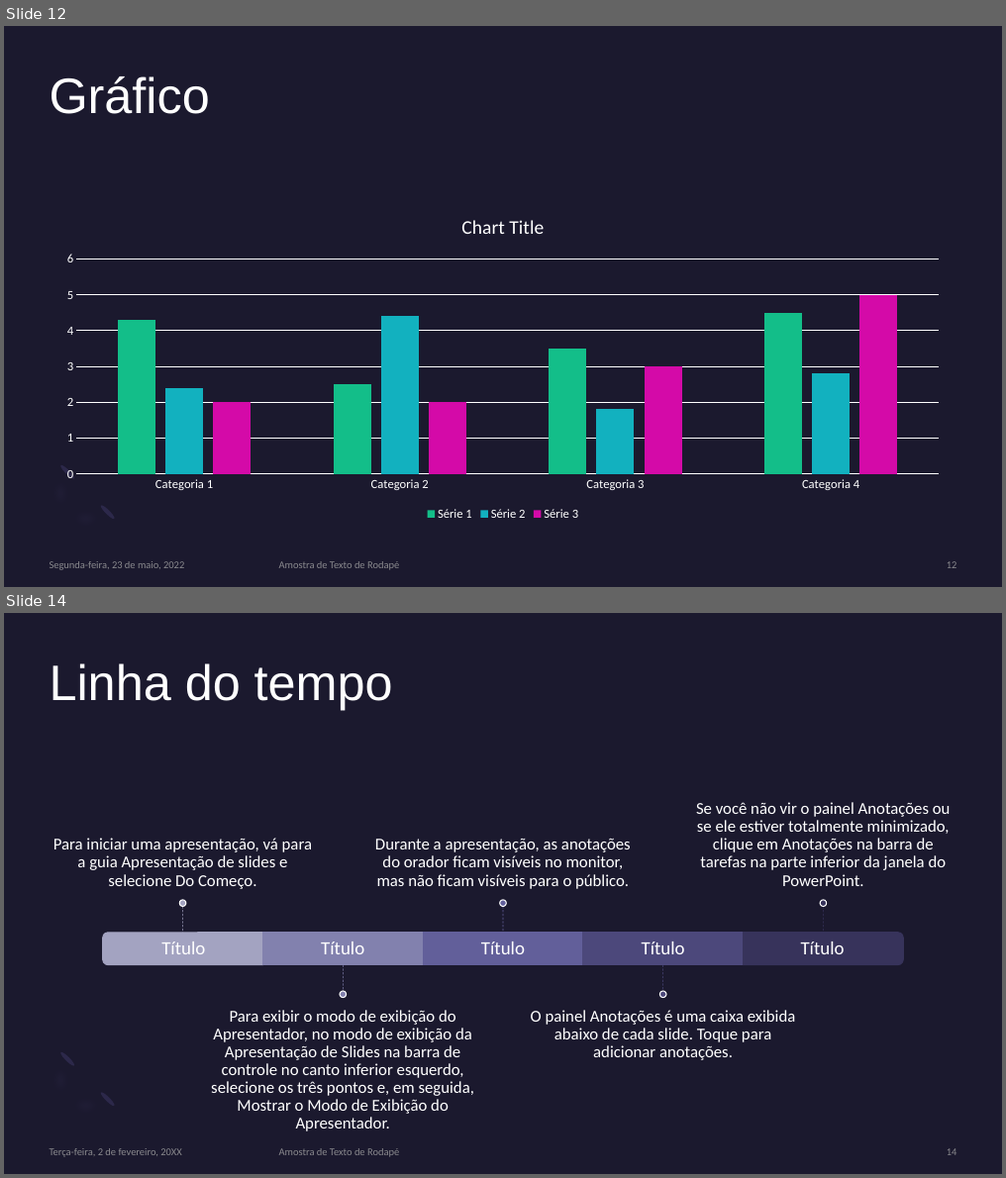
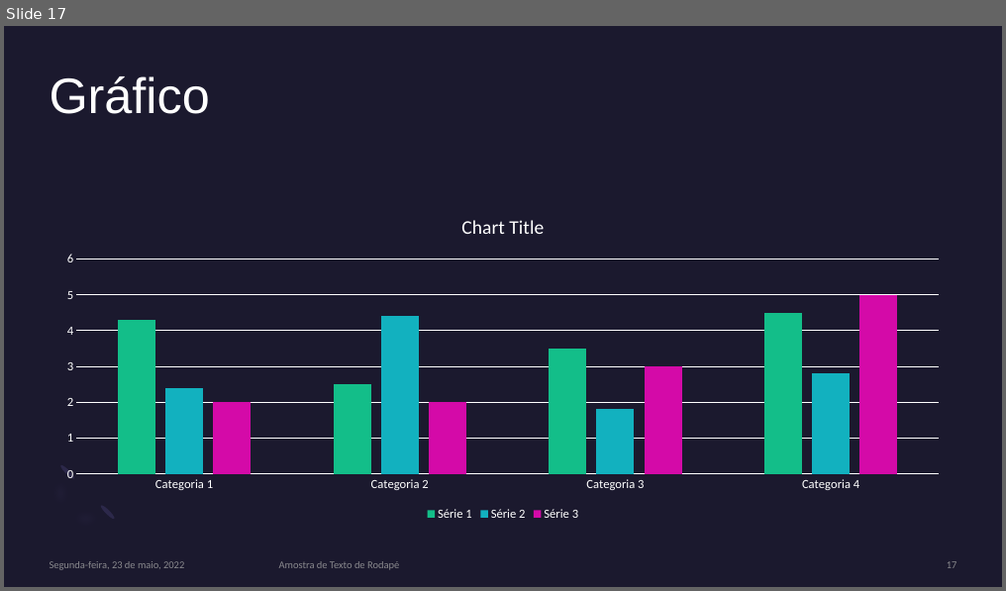
Before and after one commit to lidiambsouza/price_properties, a slide deck: Modelo Imobiliário.pptx. Shown one above the other, each under a label of ours: slides 12 and 14 before the commit, slide 17 after it; the slides between them are not shown. The pictures are 1006x1178 and 1006x591 pixels, drawn with LibreOffice and Linux fonts; fonts in the diff are those of the drawing. Boxes give left, top, right and bottom in pixels: in the first picture for what was removed or moved away, otherwise in the second. Text is boxed around its words. In the diff, an @@ line names an element or a change of style, - is before the commit and + after.

```diff
--- a/Modelo Imobiliário.pptx
+++ b/Modelo Imobiliário.pptx
@@ slide 14 removed at bbox=[4, 613, 1002, 1174], background #1B192E; not listed: 3 template elements that a slide beside it also shows @@
@@ title removed at bbox=[50, 663, 393, 710] @@
-Linha do tempo
@@ group removed at bbox=[54, 802, 950, 1114]: 10 texts, 5 lines, 5 ellipses, 3 rectangles, 2 round same rects @@
-Título
-Para iniciar uma apresentação, vá para a guia Apresentação de slides e selecione Do Começo.
-Título
-Para exibir o modo de exibição do Apresentador, no modo de exibição da Apresentação de Slides na barra de controle no canto inferior esquerdo, selecione os três pontos e, em seguida, Mostrar o Modo de Exibição do Apresentador.
-Título
-Durante a apresentação, as anotações do orador ficam visíveis no monitor, mas não ficam visíveis para o público.
-Título
-O painel Anotações é uma caixa exibida abaixo de cada slide. Toque para adicionar anotações.
-Título
-Se você não vir o painel Anotações ou se ele estiver totalmente minimizado, clique em Anotações na barra de tarefas na parte inferior da janela do PowerPoint.
@@ text removed at bbox=[50, 1149, 182, 1157] @@
-Terça-feira, 2 de fevereiro, 20XX
@@ text removed at bbox=[279, 1149, 399, 1157] @@
-Amostra de Texto de Rodapé
@@ page number removed at bbox=[946, 1149, 957, 1156] @@
-14
@@ what was slide 12 is now slide 17 @@
```
Also in this commit, not shown: 4 slides changed, 5 slides added, 3 other slides removed.
